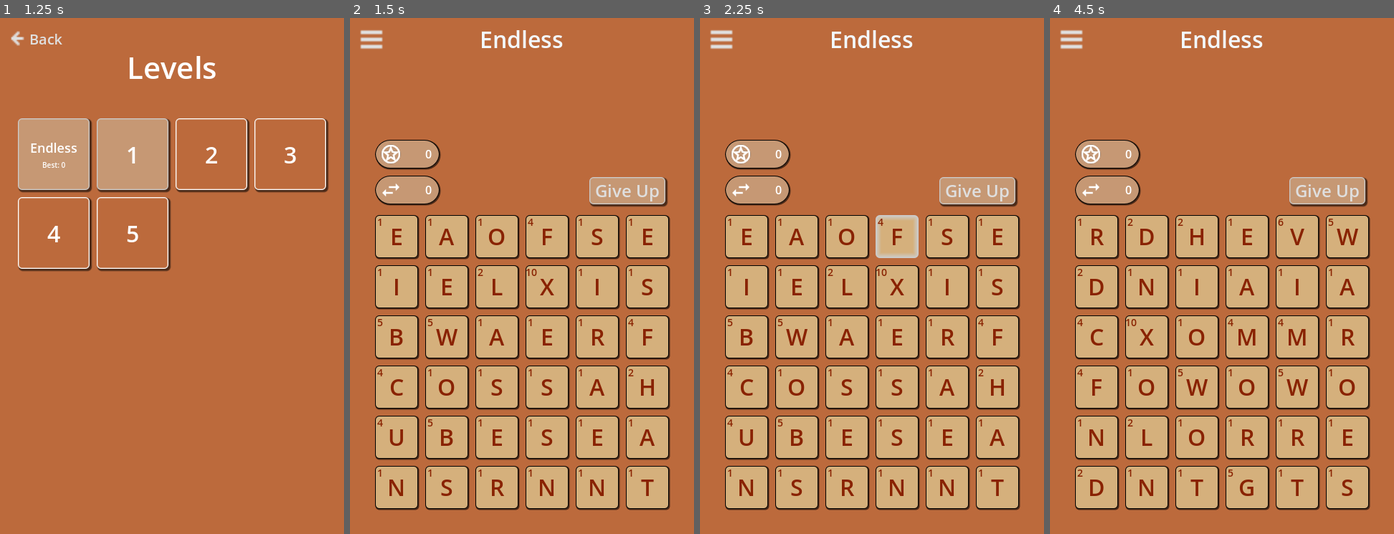
Above: before the commit, frames 1-4 (left to right).
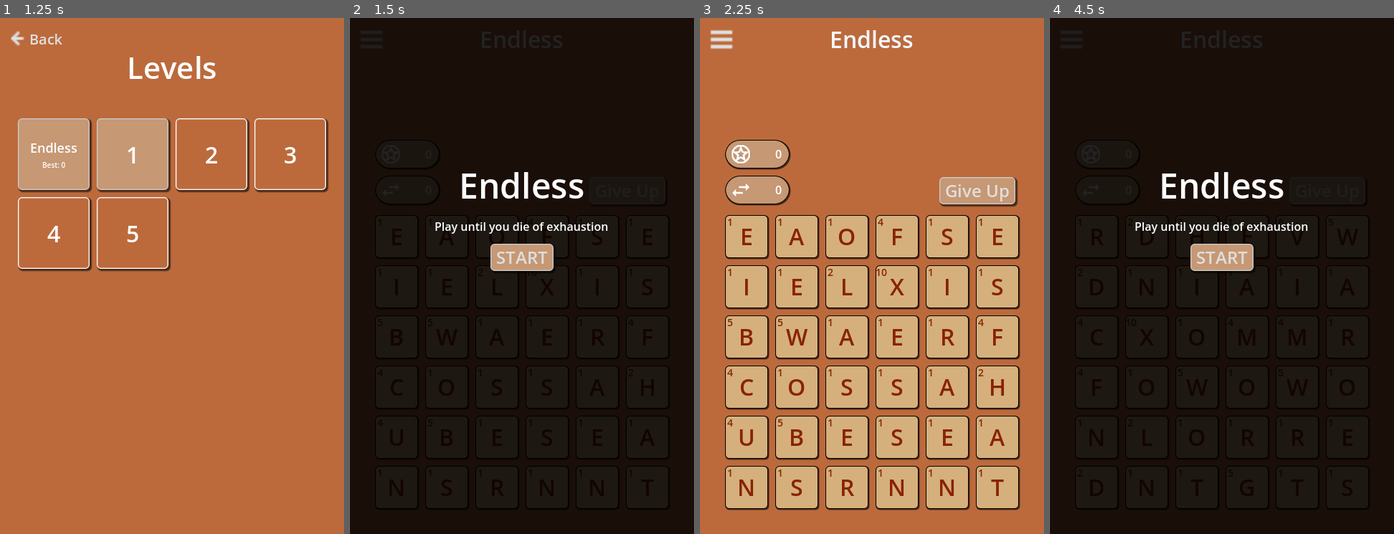
Above: after the commit, the same moments.

Repository: shymmetry/word_game
Game: Godot game, scene res://scenes/menu/main/menu.tscn
Two runs of this game, one before a commit and one after it. Both use one fixed random seed, a clock stepped at 60 frames per second and the inputs below.
Inputs (mouse positions are in pixels of both pictures, inside the frame that each line leads up to):
- Up to frame 1 (1.25 s): click "PLAY" at 0.5 s
- Up to frame 2 (1.5 s): click (405, 152) at 1.25 s
- Up to frame 3 (2.25 s): click (872, 255) at 2 s, where only the run after the commit has a clickable "START"
- Up to frame 4 (4.5 s): click "Give Up" at 2.75 s; click "YES PLEASE" at 3.5 s; click "RETRY" at 4.25 s

Frame 1 is identical in both runs. In frame 2, 97% of the frame differs, in the area x 0-100%, y 0-100%; in frame 3, 0.4%; in frame 4, 97%.

Commit message:
fix menu overlay alignments

Diff:
--- a/scenes/game/GameStart.gd
+++ b/scenes/game/GameStart.gd
@@ -1,4 +1,4 @@
-extends ReferenceRect
+extends VBoxContainer
 
 func _ready():
 	if Globals.current_level == 0:
--- a/scenes/game/GiveUp.gd
+++ b/scenes/game/GiveUp.gd
@@ -1,4 +1,4 @@
-extends GridContainer
+extends VBoxContainer
 
 func _on_back_button_pressed():
 	get_parent().get_parent().hide()
--- a/scenes/game/Menu.gd
+++ b/scenes/game/Menu.gd
@@ -1,4 +1,4 @@
-extends GridContainer
+extends VBoxContainer
 
 func _on_main_menu_button_pressed():
 	get_tree().change_scene_to_file("res://scenes/menu/main/menu.tscn")
--- a/scenes/game/WinScreen.gd
+++ b/scenes/game/WinScreen.gd
@@ -1,4 +1,4 @@
-extends HFlowContainer
+extends VBoxContainer
 
 func _on_main_menu_button_pressed():
 	get_tree().change_scene_to_file("res://scenes/menu/main/menu.tscn")
--- a/scenes/game/game.tscn
+++ b/scenes/game/game.tscn
@@ -161,13 +161,12 @@
 anchor_top = 0.5
 anchor_right = 0.5
 anchor_bottom = 0.5
-offset_left = -138.0
-offset_top = -68.0
-offset_right = 138.0
-offset_bottom = 68.0
-grow_horizontal = 2
-grow_vertical = 2
-alignment = 1
+offset_left = -140.0
+offset_top = -160.0
+offset_right = 136.0
+offset_bottom = -24.0
+grow_horizontal = 2
+grow_vertical = 2
 script = ExtResource("7_5h4bb")
 
 [node name="GOLabel" type="Label" parent="GameOverCL/GameOver/VBoxContainer"]
@@ -183,14 +182,25 @@
 horizontal_alignment = 1
 vertical_alignment = 1
 
-[node name="Node2D" type="VBoxContainer" parent="GameOverCL/GameOver/VBoxContainer"]
-layout_mode = 2
-
-[node name="RestartButton" type="Button" parent="GameOverCL/GameOver/VBoxContainer/Node2D"]
+[node name="Buttons" type="Control" parent="GameOverCL/GameOver/VBoxContainer"]
+layout_mode = 2
+
+[node name="Container" type="VBoxContainer" parent="GameOverCL/GameOver/VBoxContainer/Buttons"]
+layout_mode = 1
+anchors_preset = 5
+anchor_left = 0.5
+anchor_right = 0.5
+offset_left = -79.0
+offset_right = 79.0
+offset_bottom = 80.0
+grow_horizontal = 2
+theme_override_constants/separation = 10
+
+[node name="RestartButton" type="Button" parent="GameOverCL/GameOver/VBoxContainer/Buttons/Container"]
 layout_mode = 2
 text = "RETRY"
 
-[node name="MainMenuButton" type="Button" parent="GameOverCL/GameOver/VBoxContainer/Node2D"]
+[node name="MainMenuButton" type="Button" parent="GameOverCL/GameOver/VBoxContainer/Buttons/Container"]
 layout_mode = 2
 text = "MAIN MENU"
 
@@ -205,7 +215,7 @@
 grow_vertical = 2
 color = Color(0, 0, 0, 0.862745)
 
-[node name="VBoxContainer" type="HFlowContainer" parent="WinScreenCL/WinScreen"]
+[node name="VBoxContainer" type="VBoxContainer" parent="WinScreenCL/WinScreen"]
 layout_mode = 1
 anchors_preset = 8
 anchor_left = 0.5
@@ -213,12 +223,11 @@
 anchor_right = 0.5
 anchor_bottom = 0.5
 offset_left = -138.0
-offset_top = -68.0
+offset_top = -160.0
 offset_right = 138.0
-offset_bottom = 68.0
-grow_horizontal = 2
-grow_vertical = 2
-alignment = 1
+offset_bottom = -24.0
+grow_horizontal = 2
+grow_vertical = 2
 script = ExtResource("9_2vw12")
 
 [node name="WinScreenLabel" type="Label" parent="WinScreenCL/WinScreen/VBoxContainer"]
@@ -228,11 +237,25 @@
 horizontal_alignment = 1
 vertical_alignment = 1
 
-[node name="MainMenuButton" type="Button" parent="WinScreenCL/WinScreen/VBoxContainer"]
+[node name="Buttons" type="Control" parent="WinScreenCL/WinScreen/VBoxContainer"]
+layout_mode = 2
+
+[node name="Container" type="VBoxContainer" parent="WinScreenCL/WinScreen/VBoxContainer/Buttons"]
+layout_mode = 1
+anchors_preset = 5
+anchor_left = 0.5
+anchor_right = 0.5
+offset_left = -79.0
+offset_right = 79.0
+offset_bottom = 80.0
+grow_horizontal = 2
+theme_override_constants/separation = 10
+
+[node name="MainMenuButton" type="Button" parent="WinScreenCL/WinScreen/VBoxContainer/Buttons/Container"]
 layout_mode = 2
 text = "MAIN MENU"
 
-[node name="NextLevelButton" type="Button" parent="WinScreenCL/WinScreen/VBoxContainer"]
+[node name="NextLevelButton" type="Button" parent="WinScreenCL/WinScreen/VBoxContainer/Buttons/Container"]
 layout_mode = 2
 text = "NEXT LEVEL"
 
@@ -247,7 +270,7 @@
 grow_vertical = 2
 color = Color(0, 0, 0, 0.862745)
 
-[node name="VBoxContainer" type="GridContainer" parent="MenuCL/Menu"]
+[node name="VBoxContainer" type="VBoxContainer" parent="MenuCL/Menu"]
 layout_mode = 1
 anchors_preset = 8
 anchor_left = 0.5
@@ -255,9 +278,9 @@
 anchor_right = 0.5
 anchor_bottom = 0.5
 offset_left = -76.0
-offset_top = -96.5
+offset_top = -160.0
 offset_right = 76.0
-offset_bottom = 96.5
+offset_bottom = 33.0
 grow_horizontal = 2
 grow_vertical = 2
 script = ExtResource("11_4gls3")
@@ -269,20 +292,33 @@
 horizontal_alignment = 1
 vertical_alignment = 1
 
-[node name="MainMenuButton" type="Button" parent="MenuCL/Menu/VBoxContainer"]
+[node name="Buttons" type="Control" parent="MenuCL/Menu/VBoxContainer"]
+layout_mode = 2
+
+[node name="Container" type="VBoxContainer" parent="MenuCL/Menu/VBoxContainer/Buttons"]
+layout_mode = 1
+anchors_preset = 5
+anchor_left = 0.5
+anchor_right = 0.5
+offset_left = -79.0
+offset_right = 79.0
+offset_bottom = 122.0
+grow_horizontal = 2
+theme_override_constants/separation = 10
+
+[node name="MainMenuButton" type="Button" parent="MenuCL/Menu/VBoxContainer/Buttons/Container"]
 layout_mode = 2
 text = "MAIN MENU"
 
-[node name="RestartButton" type="Button" parent="MenuCL/Menu/VBoxContainer"]
+[node name="RestartButton" type="Button" parent="MenuCL/Menu/VBoxContainer/Buttons/Container"]
 layout_mode = 2
 text = "RESTART"
 
-[node name="BackButton" type="Button" parent="MenuCL/Menu/VBoxContainer"]
+[node name="BackButton" type="Button" parent="MenuCL/Menu/VBoxContainer/Buttons/Container"]
 layout_mode = 2
 text = "BACK"
 
 [node name="GameStartCL" type="CanvasLayer" parent="."]
-visible = false
 
 [node name="GameStart" type="ColorRect" parent="GameStartCL"]
 anchors_preset = 15
@@ -292,7 +328,7 @@
 grow_vertical = 2
 color = Color(0, 0, 0, 0.862745)
 
-[node name="VBoxContainer" type="ReferenceRect" parent="GameStartCL/GameStart"]
+[node name="VBoxContainer" type="VBoxContainer" parent="GameStartCL/GameStart"]
 layout_mode = 1
 anchors_preset = 8
 anchor_left = 0.5
@@ -300,19 +336,15 @@
 anchor_right = 0.5
 anchor_bottom = 0.5
 offset_left = -150.0
-offset_top = -75.0
+offset_top = -160.0
 offset_right = 150.0
-offset_bottom = 75.0
+offset_bottom = -10.0
 grow_horizontal = 2
 grow_vertical = 2
 script = ExtResource("12_wh0dg")
 
 [node name="MenuLabel" type="Label" parent="GameStartCL/GameStart/VBoxContainer"]
-layout_mode = 1
-anchors_preset = 10
-anchor_right = 1.0
-offset_bottom = 67.0
-grow_horizontal = 2
+layout_mode = 2
 text = "Level X"
 label_settings = SubResource("LabelSettings_2lkm2")
 horizontal_alignment = 1
@@ -320,35 +352,28 @@
 
 [node name="Goal" type="Label" parent="GameStartCL/GameStart/VBoxContainer"]
 custom_minimum_size = Vector2(300, 40)
-layout_mode = 1
-anchors_preset = 8
-anchor_left = 0.5
-anchor_top = 0.5
-anchor_right = 0.5
-anchor_bottom = 0.5
-offset_left = -150.0
-offset_top = -20.0
-offset_right = 150.0
-offset_bottom = 20.0
-grow_horizontal = 2
-grow_vertical = 2
+layout_mode = 2
 text = "SAMPLE GOAL"
 horizontal_alignment = 1
 vertical_alignment = 1
 autowrap_mode = 3
 
-[node name="StartButton" type="Button" parent="GameStartCL/GameStart/VBoxContainer"]
-layout_mode = 1
-anchors_preset = 7
-anchor_left = 0.5
-anchor_top = 1.0
-anchor_right = 0.5
-anchor_bottom = 1.0
-offset_left = -81.5
-offset_top = -38.0
-offset_right = 81.5
-grow_horizontal = 2
-grow_vertical = 0
+[node name="Buttons" type="Control" parent="GameStartCL/GameStart/VBoxContainer"]
+layout_mode = 2
+
+[node name="VBoxContainer" type="VBoxContainer" parent="GameStartCL/GameStart/VBoxContainer/Buttons"]
+layout_mode = 1
+anchors_preset = 5
+anchor_left = 0.5
+anchor_right = 0.5
+offset_left = -44.0
+offset_right = 44.0
+offset_bottom = 40.0
+grow_horizontal = 2
+theme_override_constants/separation = 10
+
+[node name="StartButton" type="Button" parent="GameStartCL/GameStart/VBoxContainer/Buttons/VBoxContainer"]
+layout_mode = 2
 text = "START"
 
 [node name="GiveUpCL" type="CanvasLayer" parent="."]
@@ -362,17 +387,17 @@
 grow_vertical = 2
 color = Color(0, 0, 0, 0.862745)
 
-[node name="VBoxContainer" type="GridContainer" parent="GiveUpCL/GiveUp"]
+[node name="VBoxContainer" type="VBoxContainer" parent="GiveUpCL/GiveUp"]
 layout_mode = 1
 anchors_preset = 8
 anchor_left = 0.5
 anchor_top = 0.5
 anchor_right = 0.5
 anchor_bottom = 0.5
-offset_left = -76.0
-offset_top = -96.5
-offset_right = 76.0
-offset_bottom = 96.5
+offset_left = -103.5
+offset_top = -160.0
+offset_right = 103.5
+offset_bottom = 33.0
 grow_horizontal = 2
 grow_vertical = 2
 script = ExtResource("11_ofsgs")
@@ -384,23 +409,37 @@
 horizontal_alignment = 1
 vertical_alignment = 1
 
-[node name="ConfirmButton" type="Button" parent="GiveUpCL/GiveUp/VBoxContainer"]
+[node name="Buttons" type="Control" parent="GiveUpCL/GiveUp/VBoxContainer"]
+layout_mode = 2
+
+[node name="VBoxContainer" type="VBoxContainer" parent="GiveUpCL/GiveUp/VBoxContainer/Buttons"]
+layout_mode = 1
+anchors_preset = 5
+anchor_left = 0.5
+anchor_right = 0.5
+offset_left = -72.5
+offset_right = 72.5
+offset_bottom = 80.0
+grow_horizontal = 2
+theme_override_constants/separation = 10
+
+[node name="ConfirmButton" type="Button" parent="GiveUpCL/GiveUp/VBoxContainer/Buttons/VBoxContainer"]
 layout_mode = 2
 text = "YES PLEASE"
 
-[node name="BackButton" type="Button" parent="GiveUpCL/GiveUp/VBoxContainer"]
+[node name="BackButton" type="Button" parent="GiveUpCL/GiveUp/VBoxContainer/Buttons/VBoxContainer"]
 layout_mode = 2
 text = "NO WAY"
 
 [connection signal="pressed" from="ScoreArea/InGameMenuButton" to="ScoreArea" method="_on_in_game_menu_button_pressed"]
 [connection signal="pressed" from="ScoreArea/GiveUp" to="ScoreArea" method="_on_give_up_pressed"]
-[connection signal="pressed" from="GameOverCL/GameOver/VBoxContainer/Node2D/RestartButton" to="GameOverCL/GameOver/VBoxContainer" method="_on_restart_button_pressed"]
-[connection signal="pressed" from="GameOverCL/GameOver/VBoxContainer/Node2D/MainMenuButton" to="GameOverCL/GameOver/VBoxContainer" method="_on_main_menu_button_pressed"]
-[connection signal="pressed" from="WinScreenCL/WinScreen/VBoxContainer/MainMenuButton" to="WinScreenCL/WinScreen/VBoxContainer" method="_on_main_menu_button_pressed"]
-[connection signal="pressed" from="WinScreenCL/WinScreen/VBoxContainer/NextLevelButton" to="WinScreenCL/WinScreen/VBoxContainer" method="_on_next_level_button_pressed"]
-[connection signal="pressed" from="MenuCL/Menu/VBoxContainer/MainMenuButton" to="MenuCL/Menu/VBoxContainer" method="_on_main_menu_button_pressed"]
-[connection signal="pressed" from="MenuCL/Menu/VBoxContainer/RestartButton" to="MenuCL/Menu/VBoxContainer" method="_on_restart_button_pressed"]
-[connection signal="pressed" from="MenuCL/Menu/VBoxContainer/BackButton" to="MenuCL/Menu/VBoxContainer" method="_on_back_button_pressed"]
-[connection signal="pressed" from="GameStartCL/GameStart/VBoxContainer/StartButton" to="GameStartCL/GameStart/VBoxContainer" method="_on_start_button_pressed"]
-[connection signal="pressed" from="GiveUpCL/GiveUp/VBoxContainer/ConfirmButton" to="GiveUpCL/GiveUp/VBoxContainer" method="_on_confirm_button_pressed"]
-[connection signal="pressed" from="GiveUpCL/GiveUp/VBoxContainer/BackButton" to="GiveUpCL/GiveUp/VBoxContainer" method="_on_back_button_pressed"]
+[connection signal="pressed" from="GameOverCL/GameOver/VBoxContainer/Buttons/Container/RestartButton" to="GameOverCL/GameOver/VBoxContainer" method="_on_restart_button_pressed"]
+[connection signal="pressed" from="GameOverCL/GameOver/VBoxContainer/Buttons/Container/MainMenuButton" to="GameOverCL/GameOver/VBoxContainer" method="_on_main_menu_button_pressed"]
+[connection signal="pressed" from="WinScreenCL/WinScreen/VBoxContainer/Buttons/Container/MainMenuButton" to="WinScreenCL/WinScreen/VBoxContainer" method="_on_main_menu_button_pressed"]
+[connection signal="pressed" from="WinScreenCL/WinScreen/VBoxContainer/Buttons/Container/NextLevelButton" to="WinScreenCL/WinScreen/VBoxContainer" method="_on_next_level_button_pressed"]
+[connection signal="pressed" from="MenuCL/Menu/VBoxContainer/Buttons/Container/MainMenuButton" to="MenuCL/Menu/VBoxContainer" method="_on_main_menu_button_pressed"]
+[connection signal="pressed" from="MenuCL/Menu/VBoxContainer/Buttons/Container/RestartButton" to="MenuCL/Menu/VBoxContainer" method="_on_restart_button_pressed"]
+[connection signal="pressed" from="MenuCL/Menu/VBoxContainer/Buttons/Container/BackButton" to="MenuCL/Menu/VBoxContainer" method="_on_back_button_pressed"]
+[connection signal="pressed" from="GameStartCL/GameStart/VBoxContainer/Buttons/VBoxContainer/StartButton" to="GameStartCL/GameStart/VBoxContainer" method="_on_start_button_pressed"]
+[connection signal="pressed" from="GiveUpCL/GiveUp/VBoxContainer/Buttons/VBoxContainer/ConfirmButton" to="GiveUpCL/GiveUp/VBoxContainer" method="_on_confirm_button_pressed"]
+[connection signal="pressed" from="GiveUpCL/GiveUp/VBoxContainer/Buttons/VBoxContainer/BackButton" to="GiveUpCL/GiveUp/VBoxContainer" method="_on_back_button_pressed"]
